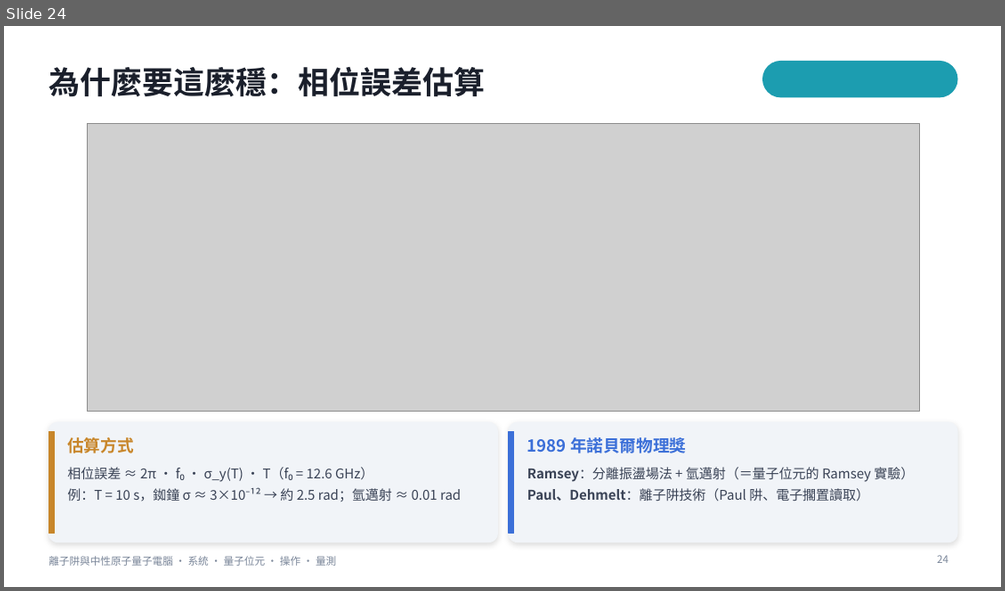
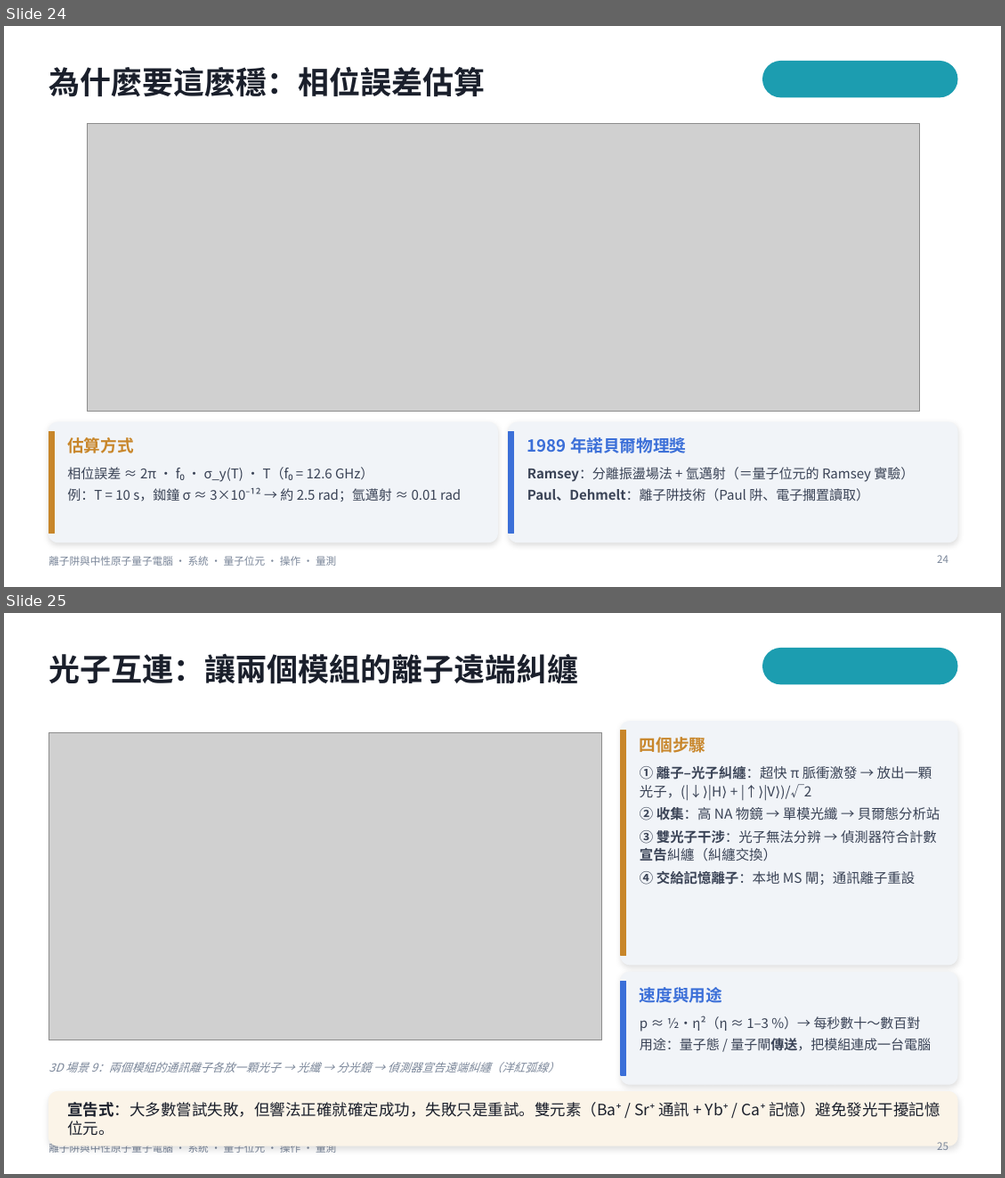
Before and after one commit to pcpcchen-coder/QuantumComputing, a slide deck: slides/Ion_NeutralAtom_Talk.pptx. Shown one above the other, each under a label of ours: slide 24 before the commit, slides 24 and 25 after it. The pictures are 1005x591 and 1005x1178 pixels, drawn with LibreOffice and Linux fonts; fonts in the diff are those of the drawing; grey boxes stand for pictures. Boxes give left, top, right and bottom in pixels: in the first picture for what was removed or moved away, otherwise in the second. Text is boxed around its words. In the diff, an @@ line names an element or a change of style, - is before the commit and + after.

```diff
--- a/slides/Ion_NeutralAtom_Talk.pptx
+++ b/slides/Ion_NeutralAtom_Talk.pptx
@@ slide 25 added at (x1=4, y1=613, x2=1001, y2=1174), background #FFFFFF; not listed: 1 template element that a slide beside it also shows @@
@@ title added at (x1=48, y1=654, x2=578, y2=684), 30 pt, text #1A1F2B, bold @@
+光子互連：讓兩個模組的離子遠端糾纏
@@ rounded rectangle added at (x1=763, y1=648, x2=957, y2=684), fill #1C9DB0, outline #1C9DB0 1 pt @@
@@ picture added at (x1=48, y1=732, x2=602, y2=1040) @@
@@ rounded rectangle added at (x1=621, y1=722, x2=957, y2=965), fill #F1F4F8, outline #F1F4F8 1 pt @@
@@ rectangle added at (x1=621, y1=730, x2=626, y2=956), fill #C8862A, outline #C8862A 1 pt @@
@@ text added at (x1=639, y1=737, x2=705, y2=753), 16 pt, text #C8862A, bold @@
+四個步驟
@@ text added at (x1=639, y1=766, x2=939, y2=884), 13.2 pt, text #3A4356 @@
+① 離子–光子糾纏：超快 π 脈衝激發 → 放出一顆光子，(|↓⟩|H⟩ + |↑⟩|V⟩)/√2
+② 收集：高 NA 物鏡 → 單模光纖 → 貝爾態分析站
+③ 雙光子干涉：光子無法分辨 → 偵測器符合計數宣告糾纏（糾纏交換）
+④ 交給記憶離子：本地 MS 閘；通訊離子重設
@@ rounded rectangle added at (x1=621, y1=972, x2=957, y2=1084), fill #F1F4F8, outline #F1F4F8 1 pt @@
@@ rectangle added at (x1=621, y1=981, x2=626, y2=1075), fill #3B6FD8, outline #3B6FD8 1 pt @@
@@ text added at (x1=639, y1=987, x2=722, y2=1003), 16 pt, text #3B6FD8, bold @@
+速度與用途
@@ text added at (x1=639, y1=1015, x2=930, y2=1051), 12.9 pt, text #3A4356 @@
+p ≈ ½·η²（η ≈ 1–3 %）→ 每秒數十～數百對
+用途：量子態 / 量子閘傳送，把模組連成一台電腦
@@ text added at (x1=48, y1=1062, x2=559, y2=1072), 11 pt, text #7A8699, italic @@
+3D 場景 9：兩個模組的通訊離子各放一顆光子 → 光纖 → 分光鏡 → 偵測器宣告遠端糾纏（洋紅弧線）
@@ rounded rectangle added at (x1=48, y1=1092, x2=957, y2=1145), fill #FBF4E8, outline #FBF4E8 1 pt @@
@@ text added at (x1=67, y1=1102, x2=939, y2=1135), 15 pt, text #1A1F2B @@
+宣告式：大多數嘗試失敗，但響法正確就確定成功，失敗只是重試。雙元素（Ba⁺ / Sr⁺ 通訊 + Yb⁺ / Ca⁺ 記憶）避免發光干擾記憶位元。
@@ page number added at (x1=937, y1=1142, x2=948, y2=1150), 10 pt, text #7A8699 @@
+25
```
Also in this commit, not shown: 16 slides changed, 25 other files.
